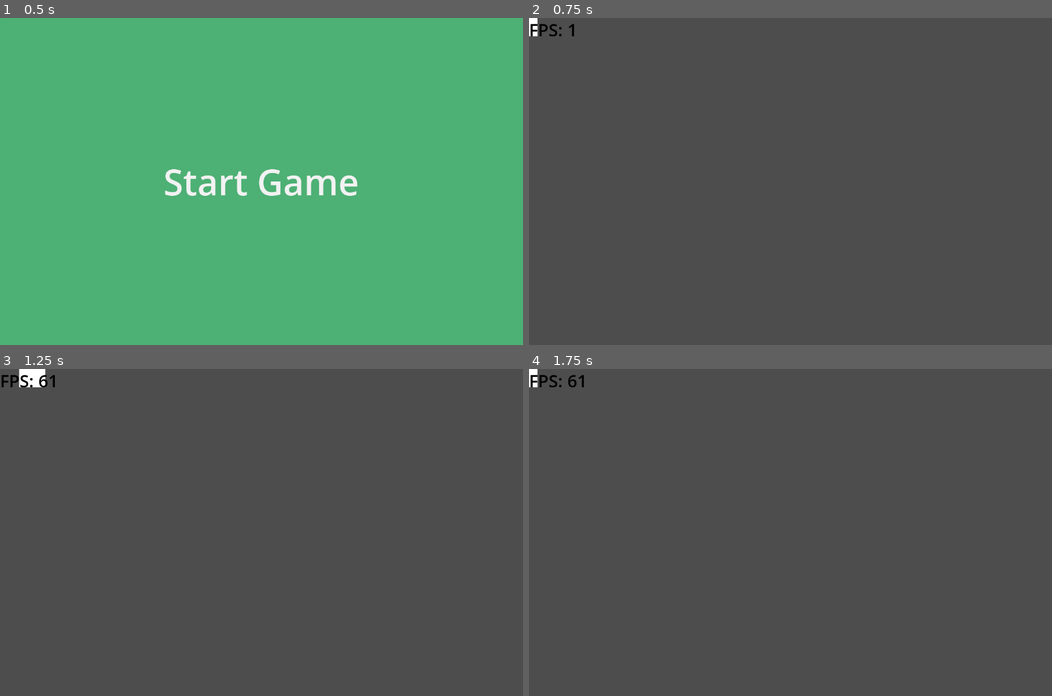
Above: before the commit, frames 1-4 (two rows, left to right).
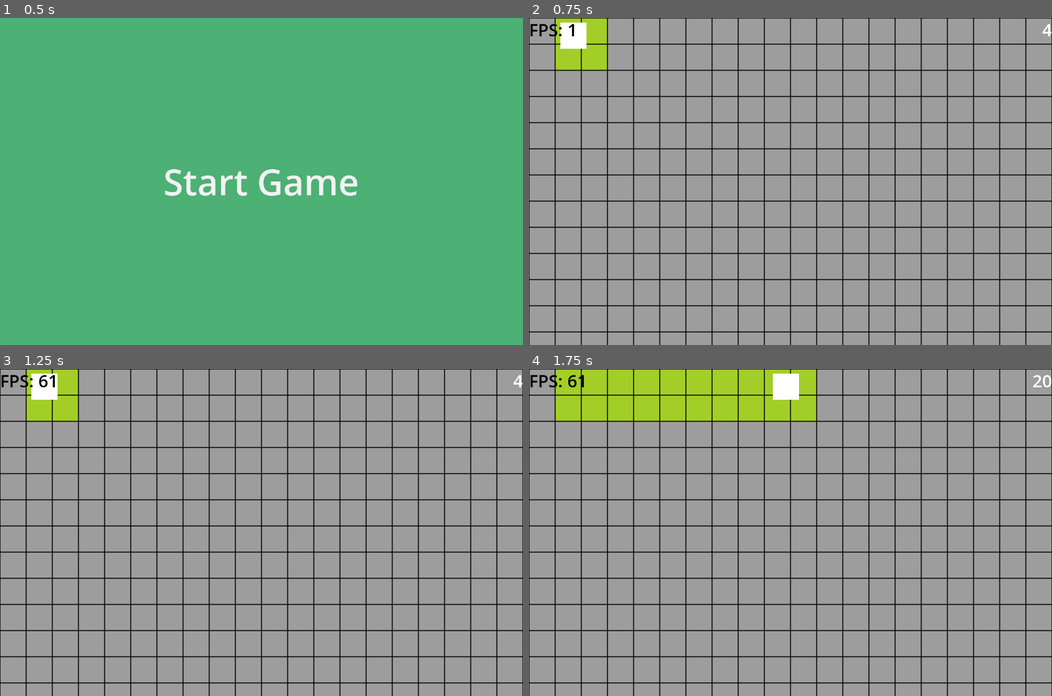
Above: after the commit, the same moments.

Repository: NIK-98/Paint_The_Ground
Game: Godot game, scene res://sceens/level.tscn
Same seed, same stepped clock (60 frames per second), same inputs: the game is played once before the commit and once after it. This scene is started directly instead of the project's main scene.
Inputs:
- Up to frame 1 (0.5 s): no input
- Up to frame 2 (0.75 s): click "Start Game" at 0.5 s
- Up to frame 3 (1.25 s): no input
- Up to frame 4 (1.75 s): hold D (right) from 1.28 s (still down)

Frame 1 is identical in both runs. In frame 2, 100% of the frame differs, in the area x 0-100%, y 0-100%; in frame 3, 100%; in frame 4, 100%.
Error in both runs: Attempt to call function 'get_node' in base 'null instance' on a null instance. (res://scripts/player.gd:28)

Commit message:
server wird nur noch beim clicken des startbuttons gespert und das spiel auf allen seiten gestartet

Diff:
--- a/project.godot
+++ b/project.godot
@@ -69,12 +69,6 @@
 , Object(InputEventKey,"resource_local_to_scene":false,"resource_name":"","device":-1,"window_id":0,"alt_pressed":false,"shift_pressed":false,"ctrl_pressed":false,"meta_pressed":false,"pressed":false,"keycode":0,"physical_keycode":4194319,"key_label":0,"unicode":0,"echo":false,"script":null)
 ]
 }
-reset={
-"deadzone": 0.5,
-"events": [Object(InputEventKey,"resource_local_to_scene":false,"resource_name":"","device":-1,"window_id":0,"alt_pressed":false,"shift_pressed":false,"ctrl_pressed":false,"meta_pressed":false,"pressed":false,"keycode":0,"physical_keycode":82,"key_label":0,"unicode":114,"echo":false,"script":null)
-, Object(InputEventJoypadButton,"resource_local_to_scene":false,"resource_name":"","device":-1,"button_index":0,"pressure":0.0,"pressed":false,"script":null)
-]
-}
 exit={
 "deadzone": 0.5,
 "events": [Object(InputEventKey,"resource_local_to_scene":false,"resource_name":"","device":-1,"window_id":0,"alt_press …(182 unchanged characters)…
--- a/sceens/main.tscn
+++ b/sceens/main.tscn
@@ -1,9 +1,24 @@
-[gd_scene load_steps=14 format=3 uid="uid://cny2f4chevd1r"]
+[gd_scene load_steps=15 format=3 uid="uid://cny2f4chevd1r"]
 
 [ext_resource type="Script" path="res://scripts/main.gd" id="1_jo5ss"]
 [ext_resource type="Script" path="res://scripts/Host.gd" id="2_rf3o8"]
 
 [sub_resource type="Theme" id="Theme_lp7i3"]
+
+[sub_resource type="StyleBoxFlat" id="StyleBoxFlat_bseex"]
+bg_color = Color(0, 0.196078, 0.584314, 1)
+border_width_left = 25
+border_width_top = 25
+border_width_right = 25
+border_width_bottom = 25
+border_color = Color(1, 0.752941, 0.247059, 1)
+border_blend = true
+corner_radius_top_left = 20
+corner_radius_top_right = 20
+corner_radius_bottom_right = 20
+corner_radius_bottom_left = 20
+shadow_color = Color(0.960784, 0.933333, 0, 0.6)
+shadow_size = 15
 
 [sub_resource type="StyleBoxFlat" id="StyleBoxFlat_qxaaj"]
 bg_color = Color(0, 0.682353, 0.701961, 1)
@@ -70,12 +85,21 @@
 offset_bottom = 160.0
 theme = SubResource("Theme_lp7i3")
 
-[node name="Net" type="VBoxContainer" parent="UI"]
+[node name="Panel" type="PanelContainer" parent="UI"]
 layout_mode = 0
-offset_right = 40.0
-offset_bottom = 40.0
-
-[node name="Steuerung" type="Label" parent="UI/Net"]
+offset_left = -296.0
+offset_top = -120.0
+offset_right = 984.0
+offset_bottom = 680.0
+theme_override_styles/panel = SubResource("StyleBoxFlat_bseex")
+
+[node name="CenterContainer" type="CenterContainer" parent="UI/Panel"]
+layout_mode = 2
+
+[node name="Net" type="VBoxContainer" parent="UI/Panel/CenterContainer"]
+layout_mode = 2
+
+[node name="Steuerung" type="Label" parent="UI/Panel/CenterContainer/Net"]
 layout_mode = 2
 theme_override_colors/font_color = Color(0, 1, 0, 1)
 theme_override_font_sizes/font_size = 16
@@ -92,7 +116,7 @@
 - Reset mit A button"
 horizontal_alignment = 1
 
-[node name="Label" type="Label" parent="UI/Net"]
+[node name="Label" type="Label" parent="UI/Panel/CenterContainer/Net"]
 layout_mode = 2
 theme_override_colors/font_color = Color(0, 0.639216, 0.980392, 1)
 theme_override_font_sizes/font_size = 42
@@ -100,80 +124,81 @@
 horizontal_alignment = 1
 vertical_alignment = 1
 
-[node name="Options" type="HBoxContainer" parent="UI/Net"]
-layout_mode = 2
-
-[node name="o1" type="VBoxContainer" parent="UI/Net/Options"]
-layout_mode = 2
-
-[node name="Label" type="Label" parent="UI/Net/Options/o1"]
+[node name="Options" type="HBoxContainer" parent="UI/Panel/CenterContainer/Net"]
+layout_mode = 2
+
+[node name="o1" type="VBoxContainer" parent="UI/Panel/CenterContainer/Net/Options"]
+layout_mode = 2
+
+[node name="Label" type="Label" parent="UI/Panel/CenterContainer/Net/Options/o1"]
 layout_mode = 2
 theme_override_colors/font_color = Color(1, 0.788235, 0, 1)
 theme_override_font_sizes/font_size = 42
 text = "Hosten"
 horizontal_alignment = 1
 
-[node name="Host" type="Button" parent="UI/Net/Options/o1"]
+[node name="Host" type="Button" parent="UI/Panel/CenterContainer/Net/Options/o1"]
 layout_mode = 2
 theme = SubResource("Theme_lvwad")
 theme_override_font_sizes/font_size = 42
 text = "Host"
 script = ExtResource("2_rf3o8")
 
-[node name="o2" type="VBoxContainer" parent="UI/Net/Options"]
-layout_mode = 2
-
-[node name="Label" type="Label" parent="UI/Net/Options/o2"]
+[node name="o2" type="VBoxContainer" parent="UI/Panel/CenterContainer/Net/Options"]
+layout_mode = 2
+
+[node name="Label" type="Label" parent="UI/Panel/CenterContainer/Net/Options/o2"]
 layout_mode = 2
 theme_override_colors/font_color = Color(1, 0.788235, 0, 1)
 theme_override_font_sizes/font_size = 42
 text = "Joinen"
 horizontal_alignment = 1
 
-[node name="Connect" type="Button" parent="UI/Net/Options/o2"]
+[node name="Connect" type="Button" parent="UI/Panel/CenterContainer/Net/Options/o2"]
 layout_mode = 2
 theme = SubResource("Theme_s33f1")
 theme_override_font_sizes/font_size = 42
 text = "Connect"
 
-[node name="o3" type="VBoxContainer" parent="UI/Net/Options"]
-layout_mode = 2
-
-[node name="Label" type="Label" parent="UI/Net/Options/o3"]
+[node name="o3" type="VBoxContainer" parent="UI/Panel/CenterContainer/Net/Options"]
+layout_mode = 2
+
+[node name="Label" type="Label" parent="UI/Panel/CenterContainer/Net/Options/o3"]
 layout_mode = 2
 theme_override_colors/font_color = Color(1, 0.788235, 0, 1)
 theme_override_font_sizes/font_size = 42
 text = "Addresse"
 horizontal_alignment = 1
 
-[node name="remote1" type="HBoxContainer" parent="UI/Net/Options/o3"]
-layout_mode = 2
-
-[node name="Remote" type="LineEdit" parent="UI/Net/Options/o3/remote1"]
+[node name="remote1" type="HBoxContainer" parent="UI/Panel/CenterContainer/Net/Options/o3"]
+layout_mode = 2
+
+[node name="Remote" type="LineEdit" parent="UI/Panel/CenterContainer/Net/Options/o3/remote1"]
 layout_mode = 2
 theme = SubResource("Theme_ihe75")
 theme_override_font_sizes/font_size = 42
 text = "127.0.0.1"
+max_length = 15
 expand_to_text_length = true
 virtual_keyboard_type = 2
 
-[node name="punkt" type="Label" parent="UI/Net/Options/o3/remote1"]
+[node name="punkt" type="Label" parent="UI/Panel/CenterContainer/Net/Options/o3/remote1"]
 layout_mode = 2
 theme_override_colors/font_color = Color(1, 0.788235, 0, 1)
 theme_override_font_sizes/font_size = 42
 text = ":"
 
-[node name="o4" type="VBoxContainer" parent="UI/Net/Options"]
-layout_mode = 2
-
-[node name="Label" type="Label" parent="UI/Net/Options/o4"]
+[node name="o4" type="VBoxContainer" parent="UI/Panel/CenterContainer/Net/Options"]
+layout_mode = 2
+
+[node name="Label" type="Label" parent="UI/Panel/CenterContainer/Net/Options/o4"]
 layout_mode = 2
 theme_override_colors/font_color = Color(1, 0.788235, 0, 1)
 theme_override_font_sizes/font_size = 42
 text = "Port"
 horizontal_alignment = 1
 
-[node name="port" type="LineEdit" parent="UI/Net/Options/o4"]
+[node name="port" type="LineEdit" parent="UI/Panel/CenterContainer/Net/Options/o4"]
 layout_mode = 2
 theme = SubResource("Theme_4377g")
 theme_override_font_sizes/font_size = 42
@@ -182,5 +207,5 @@
 expand_to_text_length = true
 virtual_keyboard_type = 2
 
-[connection signal="pressed" from="UI/Net/Options/o1/Host" to="." method="_on_host_pressed"]
-[connection signal="pressed" from="UI/Net/Options/o2/Connect" to="." method="_on_connect_pressed"]
+[connection signal="pressed" from="UI/Panel/CenterContainer/Net/Options/o1/Host" to="." method="_on_host_pressed"]
+[connection signal="pressed" from="UI/Panel/CenterContainer/Net/Options/o2/Connect" to="." method="_on_connect_pressed"]
--- a/scripts/Global.gd
+++ b/scripts/Global.gd
@@ -3,3 +3,4 @@
 var Spielfeld_Size = Vector2()
 var Max_clients = 6
 var Game_running = false
+var Gametriggerstart = false
--- a/scripts/level.gd
+++ b/scripts/level.gd
@@ -56,15 +56,10 @@
 
 
 @rpc("any_peer","call_local")
-func global_alert(alert: String):
-	OS.alert(alert)
-
-
-@rpc("any_peer","call_local")
 func reset_game_status():
 	Global.Game_running = true
+	Global.Gametriggerstart = true
 	Global.Max_clients = len(multiplayer.get_peers())
-	$CanvasLayer/Start.visible = false
 
 
 func add_player(id: int):
@@ -127,5 +122,4 @@
 
 
 func _on_start_pressed():
-	global_alert.rpc("Game Gestartet!")
 	reset_game_status.rpc()
--- a/scripts/main.gd
+++ b/scripts/main.gd
@@ -20,8 +20,8 @@
 
 
 func _on_host_pressed():
-	var txt : String = $UI/Net/Options/o3/remote1/Remote.text
-	var port : String = $UI/Net/Options/o4/port.text
+	var txt : String = $UI/Panel/CenterContainer/Net/Options/o3/remote1/Remote.text
+	var port : String = $UI/Panel/CenterContainer/Net/Options/o4/port.text
 	peer.create_server(port.to_int(),Global.Max_clients)
 	if not txt.is_valid_ip_address():
 		OS.alert("Ist keine richtiege ip adresse.")
@@ -38,8 +38,8 @@
 
 
 func _on_connect_pressed():
-	var txt : String = $UI/Net/Options/o3/remote1/Remote.text
-	var port : String = $UI/Net/Options/o4/port.text
+	var txt : String = $UI/Panel/CenterContainer/Net/Options/o3/remote1/Remote.text
+	var port : String = $UI/Panel/CenterContainer/Net/Options/o4/port.text
 	if not txt.is_valid_ip_address():
 		OS.alert("Ist keine richtiege ip adresse.")
 		return
--- a/scripts/player.gd
+++ b/scripts/player.gd
@@ -26,8 +26,6 @@
 
 func _ready():
 	main.get_node("UI").hide()
-	map.reset_floor()
-	get_parent().get_parent().reset_bomben(name.to_int(), 4)
 	get_tree().paused = false
 	if player == multiplayer.get_unique_id():
 		camera.make_current()
@@ -41,6 +39,11 @@
 		score_counter.rpc()
 
 	if Global.Game_running:
+		if Global.Gametriggerstart:
+			Global.Gametriggerstart = false
+			map.reset_floor()
+			get_parent().get_parent().reset_bomben(name.to_int(), 1)
+			get_parent().get_parent().get_node("CanvasLayer/Start").visible = false
 		if position.x < 0:
 			velocity.x += 10
 		elif position.x+$Color.size.x > Global.Spielfeld_Size.x:
